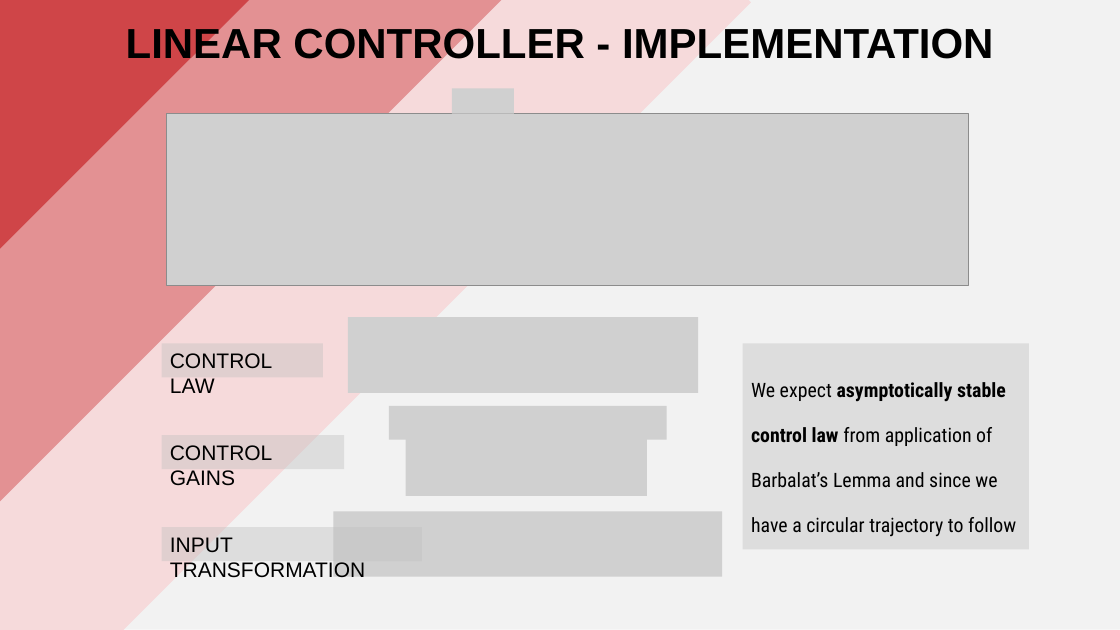
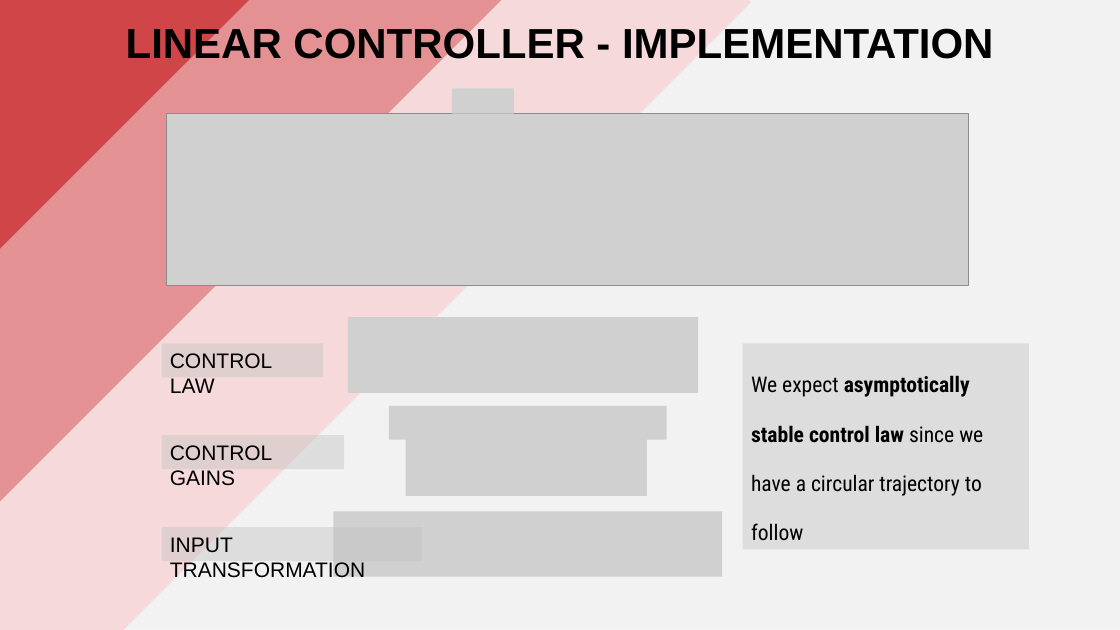
Before and after one commit to PippoGot/R-C2, a slide deck: slide 19 of documentation/presentation.pptx. Drawn at 1120x630 pixels with LibreOffice and Linux fonts; fonts in the diff are those of the drawing; grey boxes stand for pictures. Boxes give left, top, right and bottom in pixels: in the first picture for what was removed or moved away, otherwise in the second. Text is boxed around its words. In the diff, an @@ line names an element or a change of style, - is before the commit and + after.

```diff
--- a/documentation/presentation.pptx
+++ b/documentation/presentation.pptx
@@ text in rectangle at box(751, 375, 983, 541): text changed; size 17 to 18.5 pt @@
-We expect asymptotically stable control law from application of Barbalat’s Lemma and since we have a circular trajectory to follow
+We expect asymptotically stable control law since we have a circular trajectory to follow
```
Also in this commit, not shown: 1 other slide changed.
